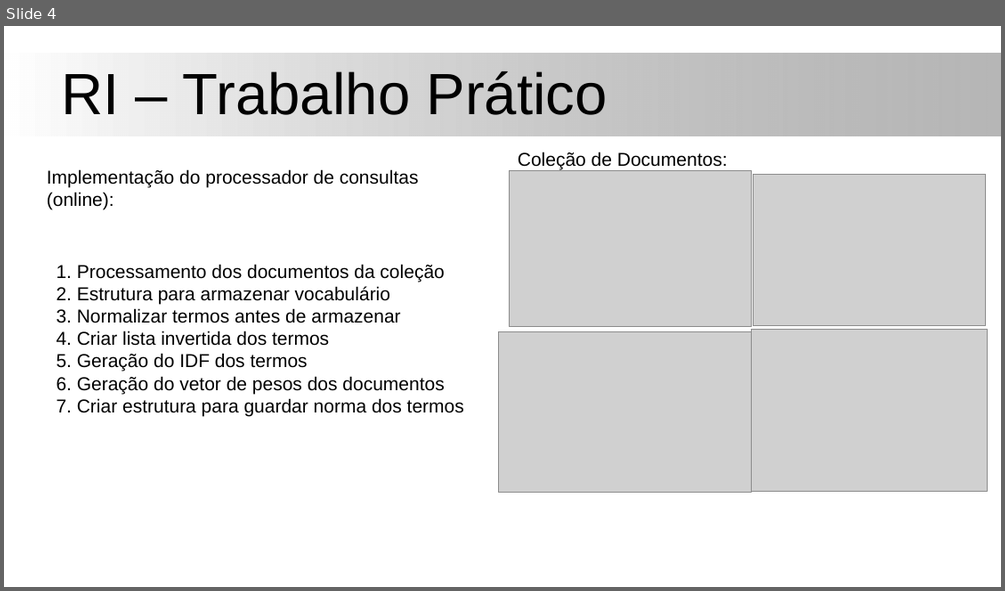
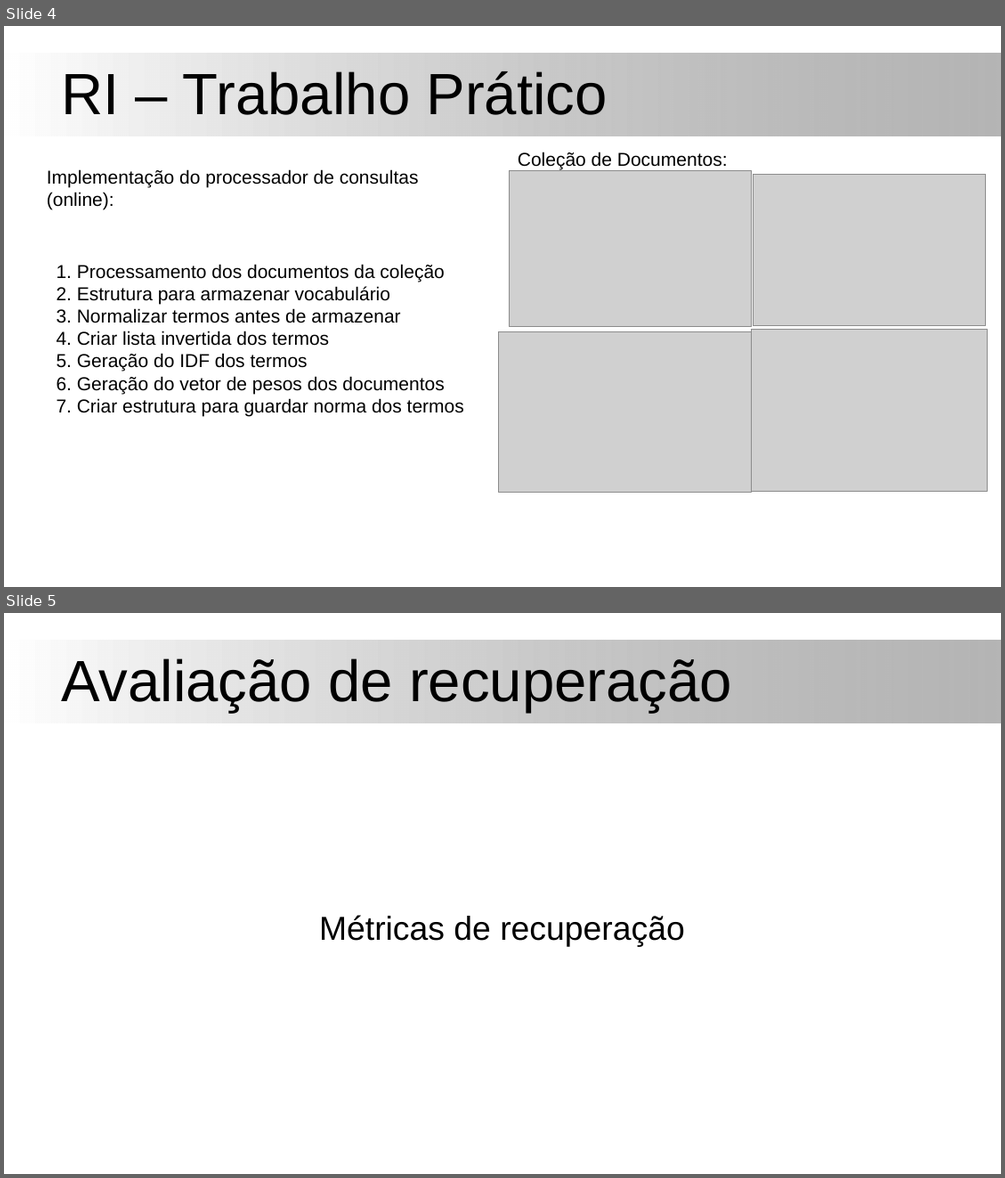
Before and after one commit to andbrain/ri-03-2020, a slide deck: aulas/information-retrieval-marco-2020.ppt. Shown one above the other, each under a label of ours: slide 4 before the commit, slides 4 and 5 after it. The pictures are 1005x591 and 1005x1178 pixels, drawn with LibreOffice and Linux fonts; fonts in the diff are those of the drawing; grey boxes stand for pictures; background and template pictures are left out. Boxes give left, top, right and bottom in pixels: in the first picture for what was removed or moved away, otherwise in the second. Text is boxed around its words. In the diff, an @@ line names an element or a change of style, - is before the commit and + after.

```diff
--- a/aulas/information-retrieval-marco-2020.ppt
+++ b/aulas/information-retrieval-marco-2020.ppt
@@ slide 5 added at box(4, 613, 1001, 1174), background #FFFFFF; not listed: 1 template element that a slide beside it also shows @@
@@ title added at box(61, 658, 732, 712), 56 pt, text #000000 @@
+Avaliação de recuperação
@@ subtitle added at box(319, 915, 684, 946), 32 pt, text #000000 @@
+Métricas de recuperação
```
Also in this commit, not shown: 3 other slides added.
